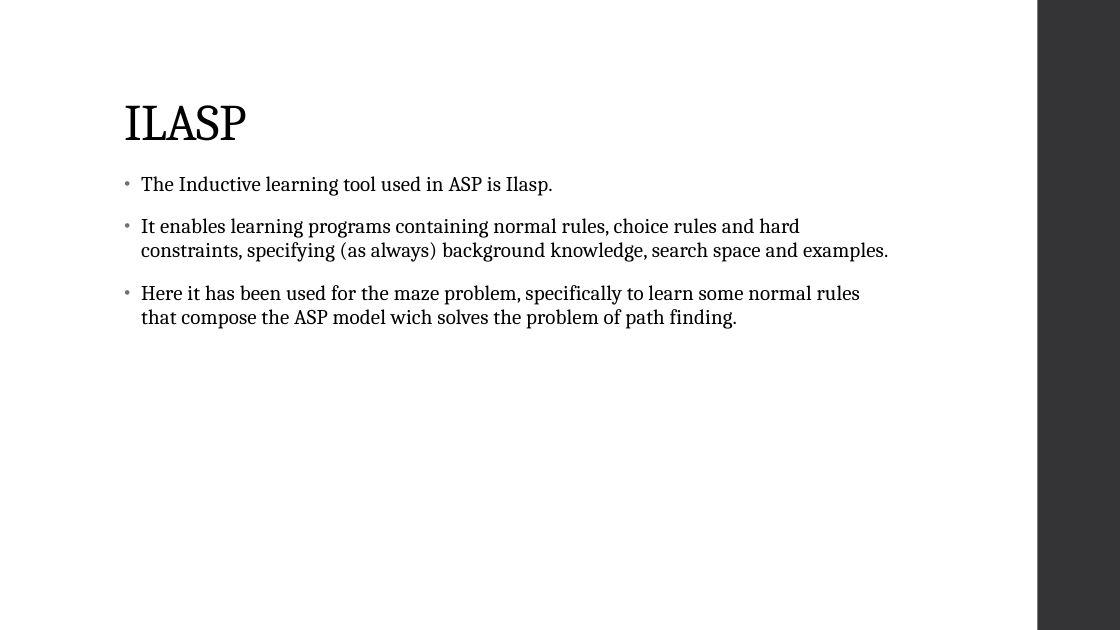
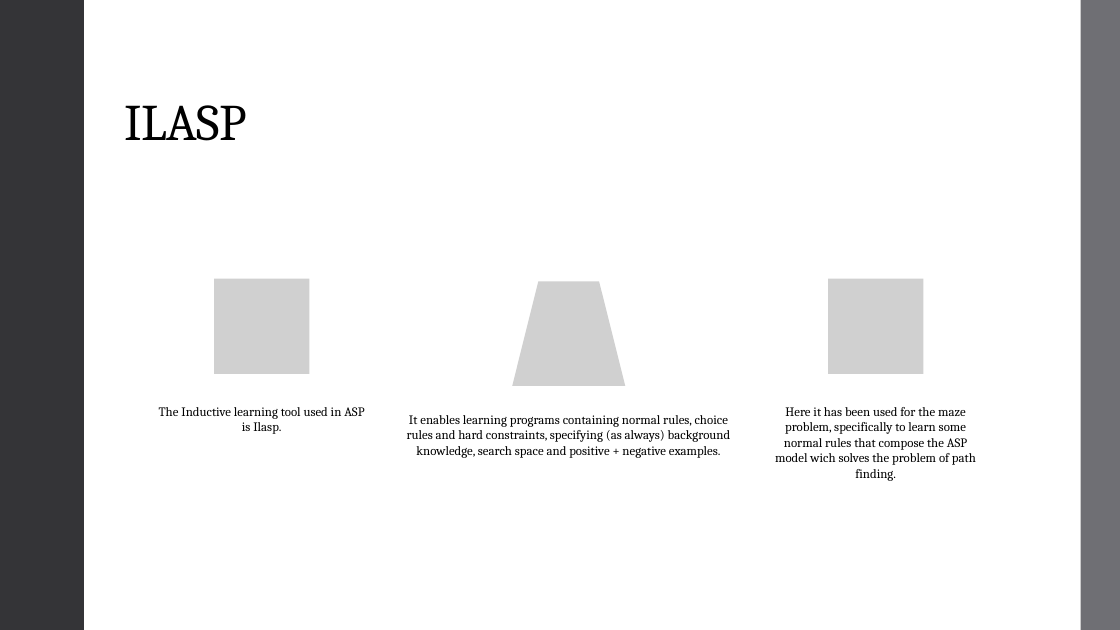
Before and after one commit to Alex-Dell1/ATAI_Maze_Project, a slide deck: slide 5 of ATAI_Presentation ILASP.pptx (slide 8 before the commit). Drawn at 1120x630 pixels with LibreOffice and Linux fonts; fonts in the diff are those of the drawing; grey boxes stand for pictures. Boxes give left, top, right and bottom in pixels: in the first picture for what was removed or moved away, otherwise in the second. Text is boxed around its words. In the diff, an @@ line names an element or a change of style, - is before the commit and + after.

Commit message:
ILASP presentation done

```diff
--- a/ATAI_Presentation ILASP.pptx
+++ b/ATAI_Presentation ILASP.pptx
@@ rectangle added at (0,0,1120,630), fill #FFFFFF @@
@@ rectangle added at (0,0,84,630), fill #353537 @@
@@ rectangle added at (1081,0,1120,630), fill #6F6F74 @@
@@ text removed at (141,176,888,329) @@
-• The Inductive learning tool used in ASP is Ilasp.
-• It enables learning programs containing normal rules, choice rules and hard constraints, specifying (as always) background knowledge, search space and examples.
-• Here it has been used for the maze problem, specifically to learn some normal rules that compose the ASP model wich solves the problem of path finding.
@@ group added at (159,279,976,481): 3 pictures, 3 texts @@
+The Inductive learning tool used in ASP is Ilasp.
+It enables learning programs containing normal rules, choice rules and hard constraints, specifying (as always) background knowledge, search space and positive + negative examples.
+Here it has been used for the maze problem, specifically to learn some normal rules that compose the ASP model wich solves the problem of path finding.
```
Also in this commit, not shown: 4 other slides changed, 3 slides removed, 4 other files.
